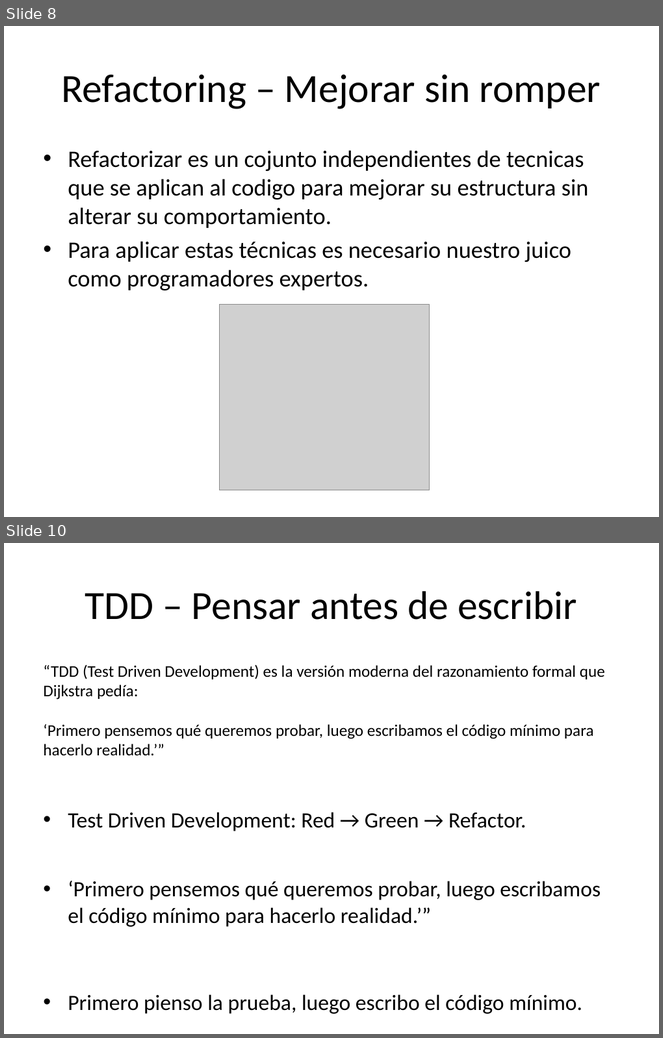
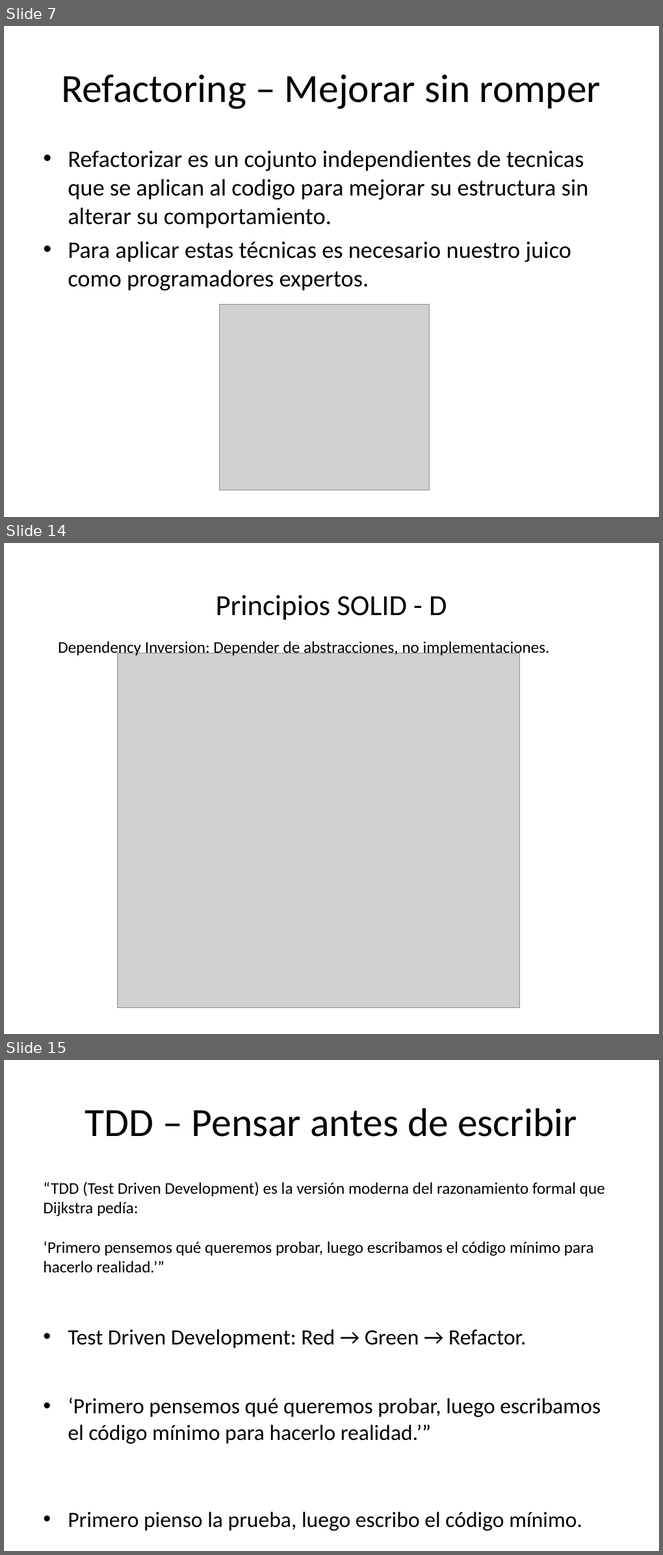
Before and after one commit to EmilioM1983/arquitectura-software-intro, a slide deck: presentacion_Emilio_Mayer.odp. Shown one above the other, each under a label of ours: slides 8 and 10 before the commit, slides 7, 14 and 15 after it; the slides between them are not shown. The pictures are 663x1038 and 663x1555 pixels, drawn with LibreOffice and Linux fonts; fonts in the diff are those of the drawing; grey boxes stand for pictures. Boxes give left, top, right and bottom in pixels: in the first picture for what was removed or moved away, otherwise in the second. Text is boxed around its words. In the diff, an @@ line names an element or a change of style, - is before the commit and + after.

```diff
--- a/presentacion_Emilio_Mayer.odp
+++ b/presentacion_Emilio_Mayer.odp
@@ slide 14 added at (4,543,659,1034), background #FFFFFF @@
@@ title added at (216,595,447,620), 32 pt, text #000000 @@
+Principios SOLID - D
@@ text added at (58,641,550,657), 18 pt, text #000000 @@
+Dependency Inversion: Depender de abstracciones, no implementaciones.
@@ picture added at (117,653,520,1008) @@
@@ what was slide 8 is now slide 7 @@
@@ what was slide 10 is now slide 15 @@
```
Also in this commit, not shown: 2 slides changed, 5 other slides added, 1 slide removed.
